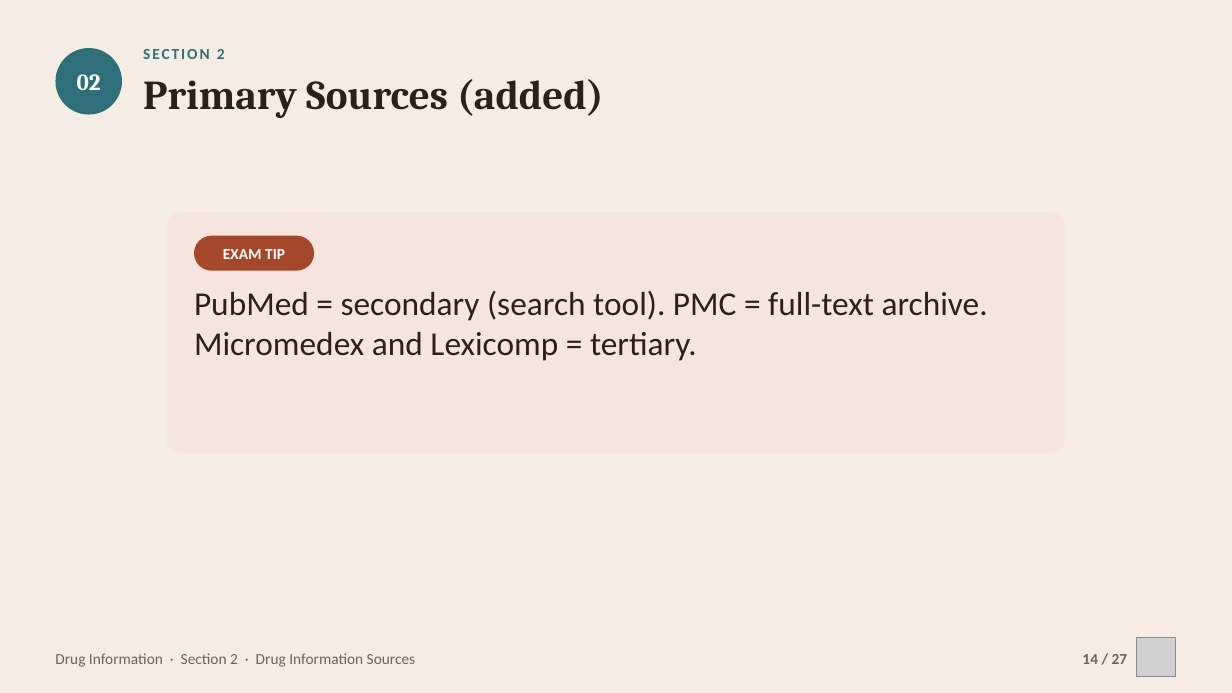
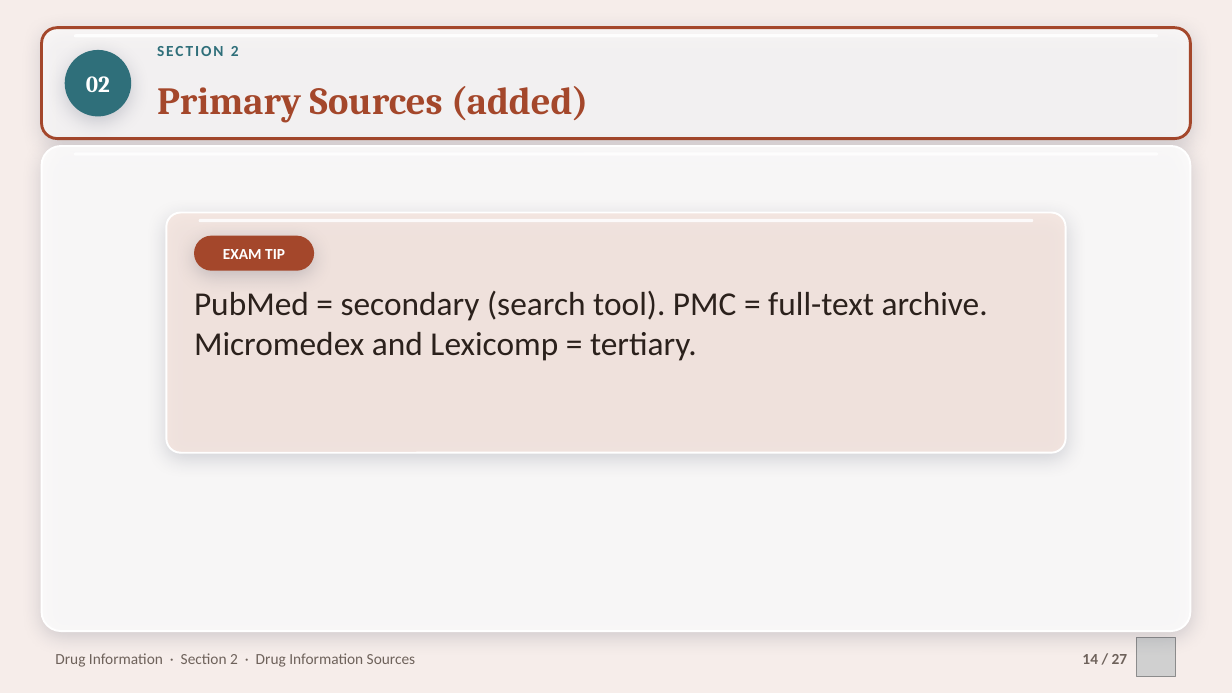
Before and after one commit to drrefaat18-ops/yasser, a slide deck: slide 14 of projects/drug-information-practical/slides/ch02-drug-information-sources.pptx. Drawn at 1232x693 pixels with LibreOffice and Linux fonts; fonts in the diff are those of the drawing; grey boxes stand for pictures; background and template pictures are left out. Boxes give left, top, right and bottom in pixels: in the first picture for what was removed or moved away, otherwise in the second. Text is boxed around its words. In the diff, an @@ line names an element or a change of style, - is before the commit and + after.

```diff
--- a/projects/drug-information-practical/slides/ch02-drug-information-sources.pptx
+++ b/projects/drug-information-practical/slides/ch02-drug-information-sources.pptx
@@ background #F5EDE3 to picture (left out) @@
@@ rounded rectangle added at (42,28,1190,139), fill #FFFFFF at 70% opacity, outline #A4472B 2.25 pt @@
@@ ellipse "02" at (65,50,131,116): shadow on @@
@@ ellipse "02": place and size @@
-ellipse "02" at (55,48,122,115)
+ellipse "02" at (65,50,131,116)
@@ rounded rectangle added at (74,34,1158,38), fill #FFFFFF at 85% opacity @@
@@ text "SECTION 2": place and size @@
-text "SECTION 2" at (143,49,225,59)
+text "SECTION 2" at (157,46,239,56)
@@ text "Primary Sources (added)": place and size @@
-text "Primary Sources (added)" at (143,79,603,118)
+text "Primary Sources (added)" at (157,86,588,123)
@@ text "Primary Sources (added)" at (157,86,588,123): size 32 to 30 pt, text colour #2B211C to #A4472B; vertical alignment top to middle @@
@@ rounded rectangle added at (42,146,1190,631), fill #FFFFFF at 84% opacity, outline #FFFFFF 1.5 pt @@
@@ rounded rectangle added at (74,152,1158,156), fill #FFFFFF at 85% opacity @@
@@ rounded rectangle at (166,213,1066,453): fill #F6E5DE to #F6E5DE at 80% opacity; outline none to #FFFFFF 1.5 pt; shadow on @@
@@ rounded rectangle "EXAM TIP" at (194,236,314,271): shadow on @@
@@ rounded rectangle added at (199,219,1033,223), fill #FFFFFF at 85% opacity @@
```
Also in this commit, not shown: 24 other slides changed, 13 other files.
